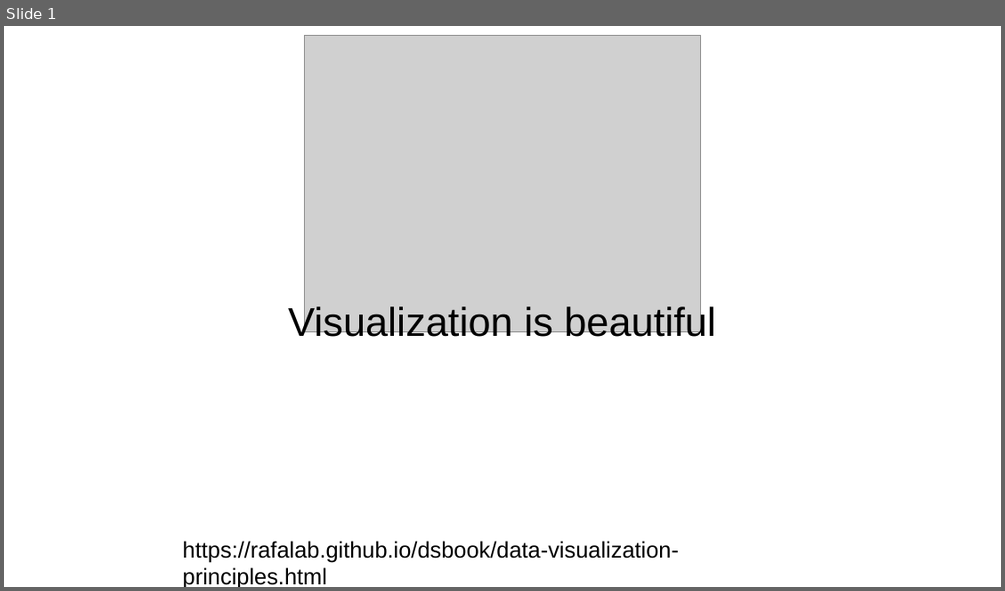
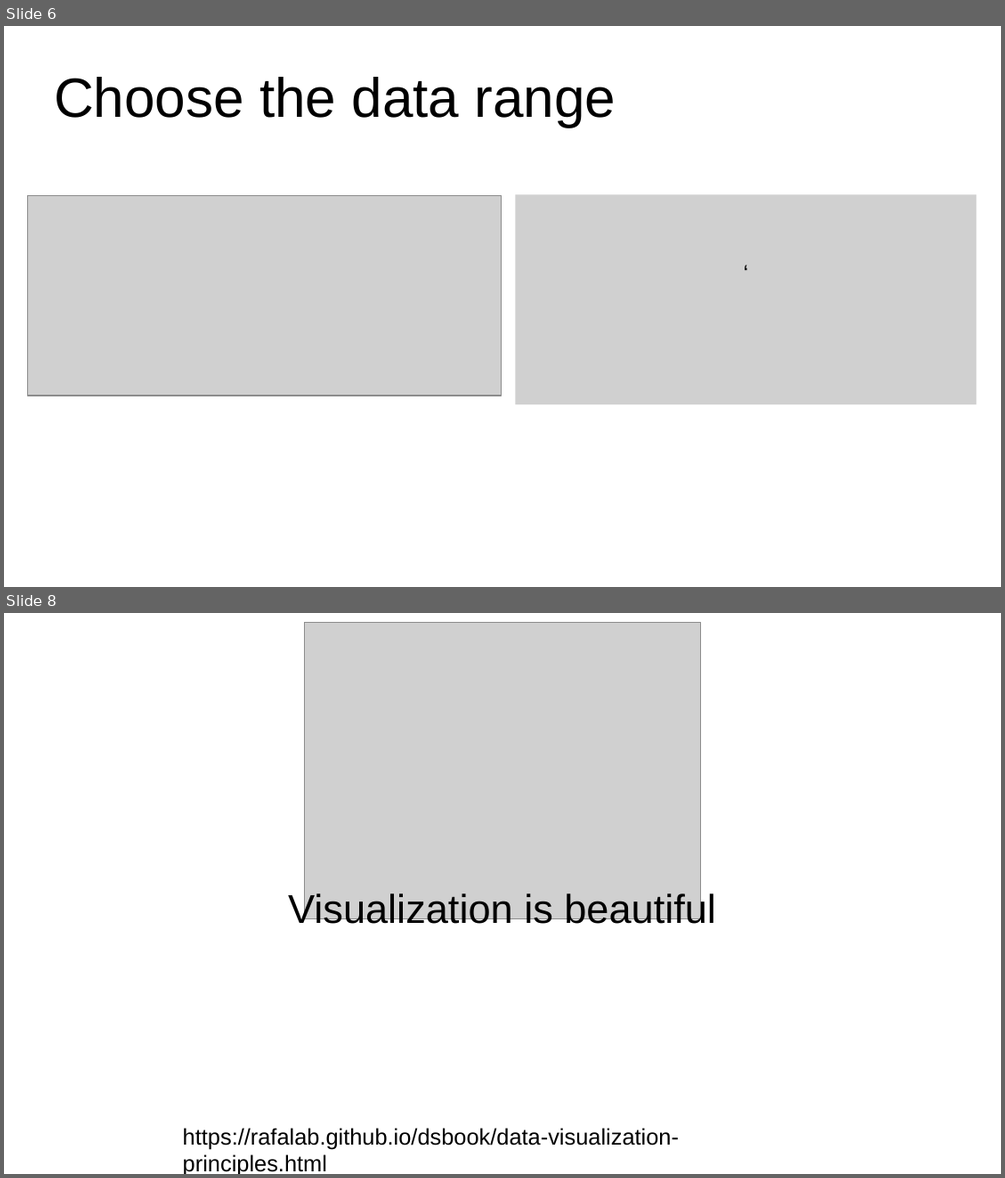
Before and after one commit to DzygaSkoryk/astronomy_python, a slide deck: Matplotlib/Visualization_slides.odp. Shown one above the other, each under a label of ours: slide 1 before the commit, slides 6 and 8 after it; the slides between them are not shown. The pictures are 1005x591 and 1005x1178 pixels, drawn with LibreOffice and Linux fonts; fonts in the diff are those of the drawing; grey boxes stand for pictures. Boxes give left, top, right and bottom in pixels: in the first picture for what was removed or moved away, otherwise in the second. Text is boxed around its words. In the diff, an @@ line names an element or a change of style, - is before the commit and + after.

```diff
--- a/Matplotlib/Visualization_slides.odp
+++ b/Matplotlib/Visualization_slides.odp
@@ slide 6 added at [4,26,1001,587], background #FFFFFF @@
@@ title added at [54,77,615,127], 44 pt, text #000000 @@
+Choose the data range
@@ picture added at [27,195,502,395] @@
@@ picture added at [515,194,977,404], 18 pt, text #000000 @@
+‘
@@ what was slide 1 is now slide 8 @@
```
Also in this commit, not shown: 11 other slides added.
